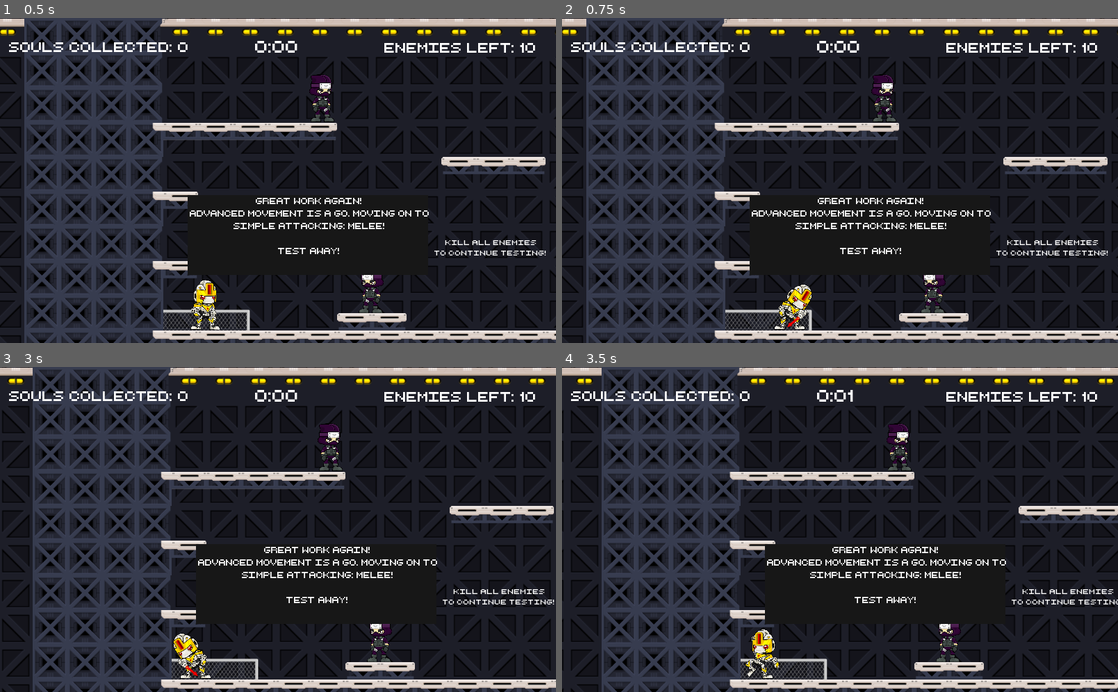
Above: before the commit, frames 1-4 (two rows, left to right).
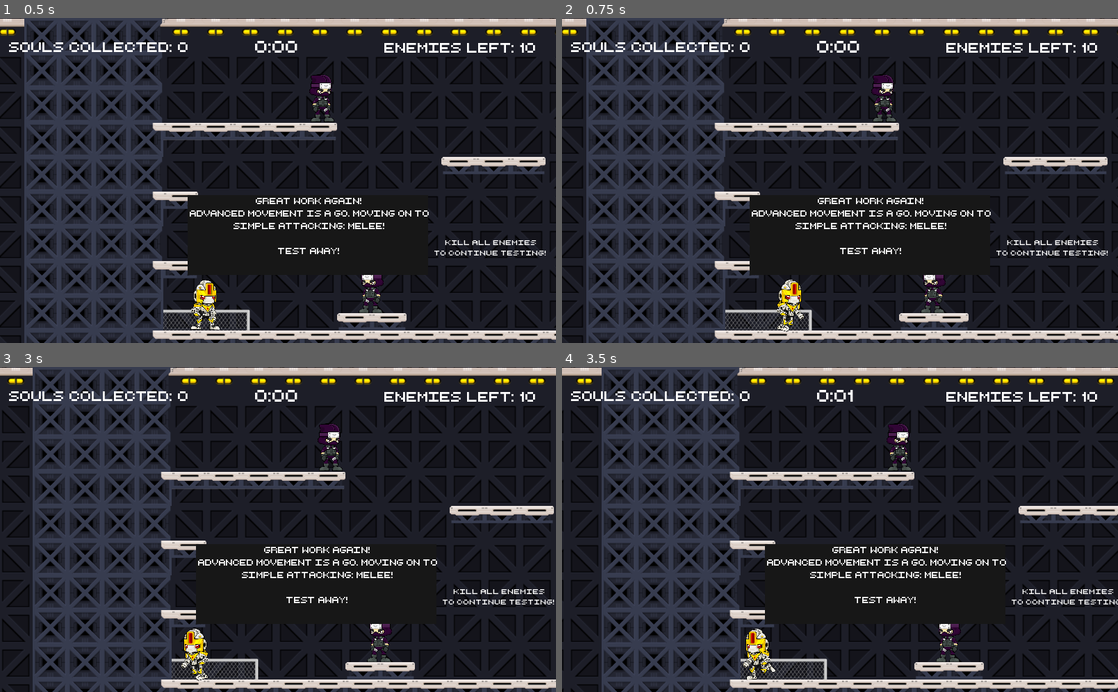
Above: after the commit, the same moments.

Repository: bsu-cs315/FP-LABS
Game: Godot game, scene res://src/Level-4.tscn
The game is run twice, just before and just after one commit, with the same random seed, the same clock (stepped at 60 frames per second) and the same inputs. This scene is started directly instead of the project's main scene.
Inputs:
- Up to frame 1 (0.5 s): no input
- Up to frame 2 (0.75 s): hold Right (move_right) from 0.53 s (still down); tap Space (melee) at 0.6 s
- Up to frame 3 (3 s): tap Up (jump) at 0.77, 1.52 s; tap Space (melee) at 1.35, 2.85 s; release Right (move_right) at 2 s; click "Try Again" at 2 s; tap Enter at 2.75 s; hold Left (move_left) from 2.78 s (still down)
- Up to frame 4 (3.5 s): keep holding Left (move_left)

Frame 1 is identical in both runs. In frame 2, 0.6% of the frame differs, in the area x 38-45%, y 80-97%; in frame 3, 0.6%; in frame 4, 0.6%.

Commit message:
Update level 4 gd to call level 4 player function
preload fireball scene into player scene

Diff:
--- a/project/src/Fireball.tscn
+++ b/project/src/Fireball.tscn
@@ -24,7 +24,7 @@
 scale = Vector2( 0.2, 0.2 )
 frames = SubResource( 1 )
 animation = "fireball"
-frame = 3
+frame = 4
 playing = true
 
 [node name="CollisionShape2D" type="CollisionShape2D" parent="."]
--- a/project/src/Level-4.gd
+++ b/project/src/Level-4.gd
@@ -36,7 +36,7 @@
 
 
 func _ready():
-	player.enable_level_3()
+	player.enable_level_4()
 	instructions_popup.popup()
 
 	for enemy in get_tree().get_nodes_in_group("enemies"):
--- a/project/src/Player.gd
+++ b/project/src/Player.gd
@@ -18,10 +18,12 @@
 var melee_enabled := false
 var prev_anim : String
 var current_melee_collision : CollisionShape2D = melee_collision_right
+var projectile_enabled := false
 
 onready var player_sprite = $AnimatedSprite
 onready var melee_collision_right = $MeleeAreaRight/MeleeAreaRightShape
 onready var melee_collision_left = $MeleeAreaLeft/MeleeAreaLeftShape
+onready var fireball_projectile = preload("res://src/Fireball.tscn")
 onready var player_cam = $PlayerCam
 onready var shake_timer = $ShakeTime
 onready var jump_player = $JumpSound
@@ -146,3 +148,7 @@
 
 func enable_level_3():
 	melee_enabled = true
+
+
+func enable_level_4():
+	pass
--- a/project/src/Player.tscn
+++ b/project/src/Player.tscn
@@ -58,6 +58,11 @@
 "name": "jump",
 "speed": 5.0
 }, {
+"frames": [ ExtResource( 40 ), ExtResource( 34 ), ExtResource( 30 ), ExtResource( 37 ), ExtResource( 35 ), ExtResource( 36 ), ExtResource( 38 ), ExtResource( 31 ) ],
+"loop": false,
+"name": "melee",
+"speed": 10.0
+}, {
 "frames": [ ExtResource( 39 ), ExtResource( 32 ), ExtResource( 41 ), ExtResource( 42 ), ExtResource( 43 ), ExtResource( 33 ), ExtResource( 44 ), ExtResource( 45 ) ],
 "loop": false,
 "name": "jumpMelee",
@@ -67,11 +72,6 @@
 "loop": true,
 "name": "run",
 "speed": 5.0
-}, {
-"frames": [ ExtResource( 40 ), ExtResource( 34 ), ExtResource( 30 ), ExtResource( 37 ), ExtResource( 35 ), ExtResource( 36 ), ExtResource( 38 ), ExtResource( 31 ) ],
-"loop": false,
-"name": "melee",
-"speed": 10.0
 } ]
 
 [sub_resource type="CapsuleShape2D" id=2]
